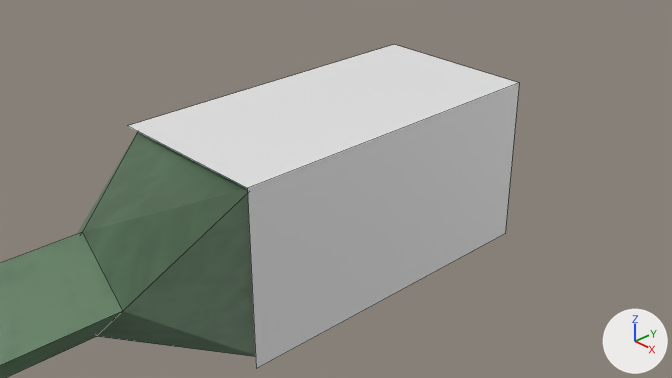
Renders of the Blender file assets/player_gun.blend from each side of a commit.
One viewpoint serves both versions: the file's camera 'Camera'. The axes (+X, +Y, +Z) are drawn at lower right. The lights are the same throughout. Mesh edges are drawn as thin lines.
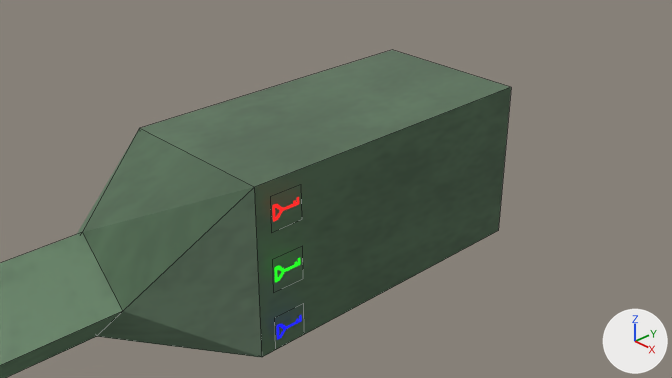
Where the change shows, as pixel boxes [x1, y1, x2, y2] in the pictures (672 x 378 px):
```json
{"object": "Cube.001", "change": "hidden", "before": [128, 45, 519, 369]}
{"object": "Key0", "change": "added", "after": [272, 197, 299, 222]}
{"object": "Key1", "change": "added", "after": [275, 258, 300, 283]}
{"object": "Key2", "change": "added", "after": [277, 315, 302, 340]}
{"object": "Cube", "change": "unchanged, uncovered by the edit", "before": [0, 132, 255, 378], "after": [0, 50, 511, 378]}
```

Scene script edits in JSON lines:
```json
{"op": "add", "block": "img_key1_png", "code": ["img_key1_png = load_image('key1.png', 'key1.png', 256, 256, 'sRGB')"]}
{"op": "add", "block": "img_key0_png", "code": ["img_key0_png = load_image('key0.png', 'key0.png', 256, 256, 'sRGB')"]}
{"op": "add", "block": "img_key2_png", "code": ["img_key2_png = load_image('key2.png', 'key2.png', 256, 256, 'sRGB')"]}
{"op": "add", "block": "mat_key1", "code": ["mat_key1 = bpy.data.materials.new('Key1')", "# uses the picture img_key1_png"]}
{"op": "add", "block": "mat_key0", "code": ["mat_key0 = bpy.data.materials.new('Key0')", "# uses the picture img_key0_png", "# uses the picture img_key1_png"]}
{"op": "add", "block": "mat_key2", "code": ["mat_key2 = bpy.data.materials.new('Key2')", "# uses the picture img_key1_png", "# uses the picture img_key2_png"]}
{"op": "add", "block": "me_plane_002", "code": ["me_plane_002 = bpy.data.meshes.new('Plane.002')", "me_plane_002.from_pydata(...)  # 4 vertices, 1 face; spans x -1.0..1.0, y -1.0..1.0, z 0.0", "me_plane_002.materials.append(mat_key1)"]}
{"op": "add", "block": "me_plane_001", "code": ["me_plane_001 = bpy.data.meshes.new('Plane.001')", "me_plane_001.from_pydata(...)  # 4 vertices, 1 face; spans x -1.0..1.0, y -1.0..1.0, z 0.0", "me_plane_001.materials.append(mat_key0)"]}
{"op": "add", "block": "me_plane", "code": ["me_plane = bpy.data.meshes.new('Plane')", "me_plane.from_pydata(...)  # 4 vertices, 1 face; spans x -1.0..1.0, y -1.0..1.0, z 0.0", "me_plane.materials.append(mat_key2)"]}
{"op": "add", "block": "ob_cube_001", "code": "ob_cube_001.hide_set(True)"}
{"op": "add", "block": "ob_key1", "code": ["ob_key1 = bpy.data.objects.new('Key1', me_plane_002)", "ob_key1.location = (1.1, -1.7, 0.0)", "ob_key1.rotation_euler = (0.0, 1.571, 0.0)  # degrees (0, 90, 0)", "ob_key1.scale = (0.198, 0.198, 0.198)"]}
{"op": "add", "block": "ob_key0", "code": ["ob_key0 = bpy.data.objects.new('Key0', me_plane_001)", "ob_key0.location = (1.1, -1.7, 0.7)", "ob_key0.rotation_euler = (0.0, 1.571, 0.0)  # degrees (0, 90, 0)", "ob_key0.scale = (0.198, 0.198, 0.198)"]}
{"op": "add", "block": "ob_key2", "code": ["ob_key2 = bpy.data.objects.new('Key2', me_plane)", "ob_key2.location = (1.1, -1.7, -0.7)", "ob_key2.rotation_euler = (0.0, 1.571, 0.0)  # degrees (0, 90, 0)", "ob_key2.scale = (0.198, 0.198, 0.198)"]}
```
